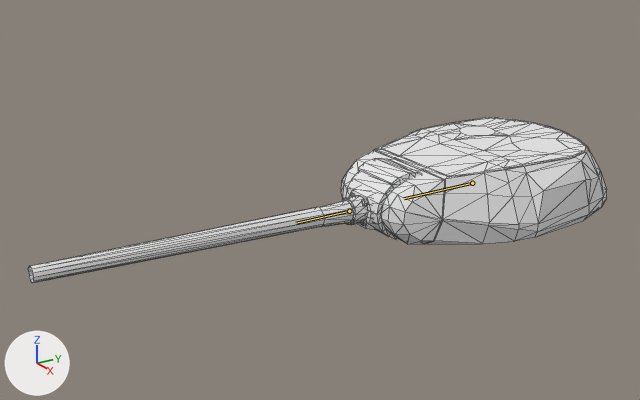
A saved change to the Blender file models/TankModels/IS2/IS2-top.blend.
Before and after are seen from a camera (50 mm lens) standing at (7.34, -6.75, 5.38) and looking at (-0.21, -1.97, 2.13). Lighting does not change. The marker at lower left points along +X, +Y and +Z. The bones that bend it are drawn over the model as lines. Mesh edges are drawn as thin lines.

Objects in the first picture: 'body_1.001'.
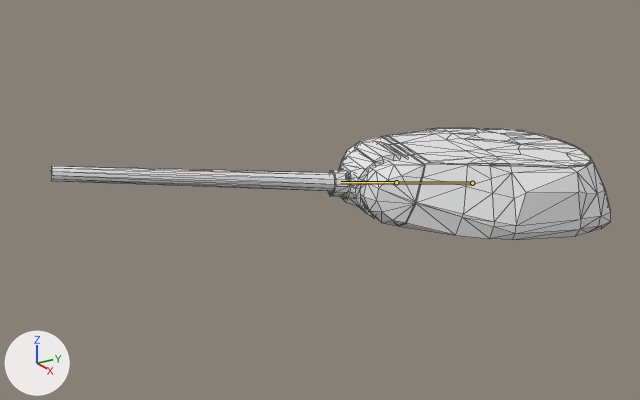
The newer file adds an action. The first version stands in its rest pose; the second is drawn at frame 1 of the action 'death'.

Changed parts and their boxes [x1, y1, x2, y2] in the pictures (640 x 400 px):
'body_1.001', posed (32% shorter): before [28, 117, 607, 283]; after [51, 128, 611, 240]
bone 'Bone_top', root to tip: before (472, 183) to (404, 198); after (472, 183) to (393, 182)
bone 'Bone_top1', root to tip: before (349, 211) to (296, 223); after (396, 182) to (341, 182)

What the commit changed:
Bone 'Bone_top' (bone_bone_top) turns from (0, 0, 0) to (6, 2, -15) degrees about its own x, y and z.
Bone 'Bone_top1' (bone_bone_top1) moves from (0.0, 0.0, 0.0) to (0.0, -0.768, 0.0).
